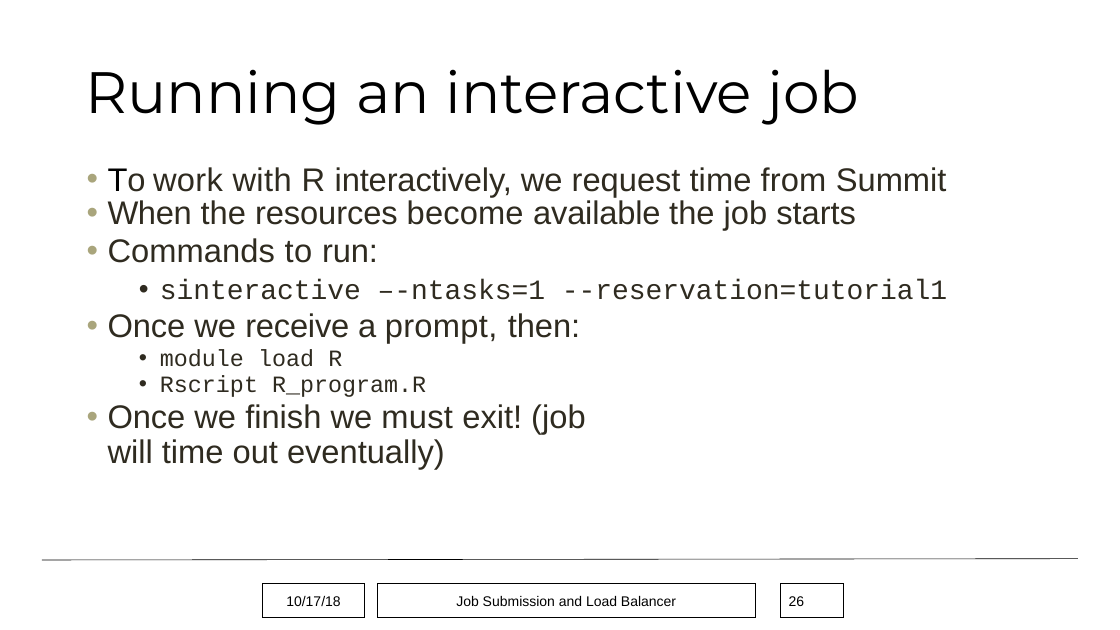
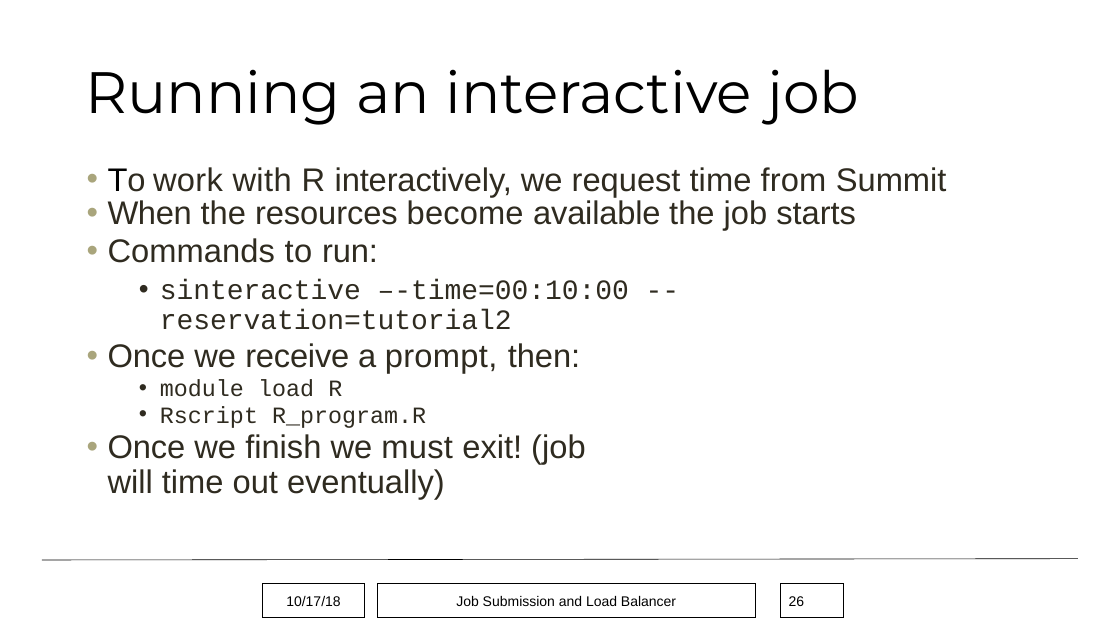
Before and after one commit to monaghaa/HPC_Short_Course_Fall_2018, a slide deck: slide 26 of Job_Submission/hpc_job_submission_Fall2018.pptx. Drawn at 1120x630 pixels with LibreOffice and Linux fonts; fonts in the diff are those of the drawing; background and template pictures are left out. Boxes give left, top, right and bottom in pixels: in the first picture for what was removed or moved away, otherwise in the second. Text is boxed around its words. In the diff, an @@ line names an element or a change of style, - is before the commit and + after.

```diff
--- a/Job_Submission/hpc_job_submission_Fall2018.pptx
+++ b/Job_Submission/hpc_job_submission_Fall2018.pptx
@@ text at <box>160,279,629,330</box>: text changed @@
-• sinteractive –-ntasks=1 --reservation=tutorial1
+• sinteractive –-time=00:10:00 --reservation=tutorial2
```
Also in this commit, not shown: 4 other slides changed, 4 other files.
